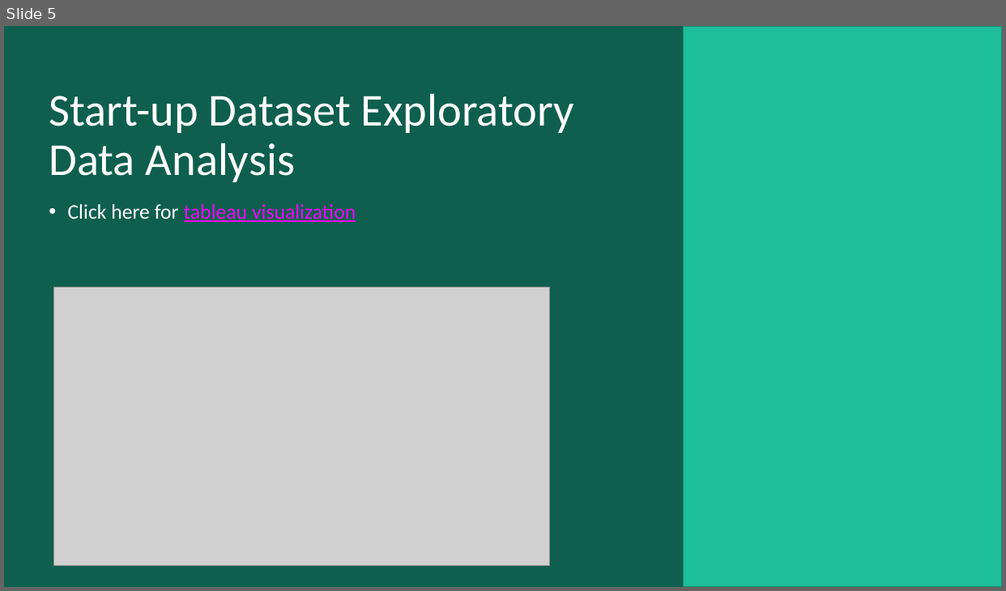
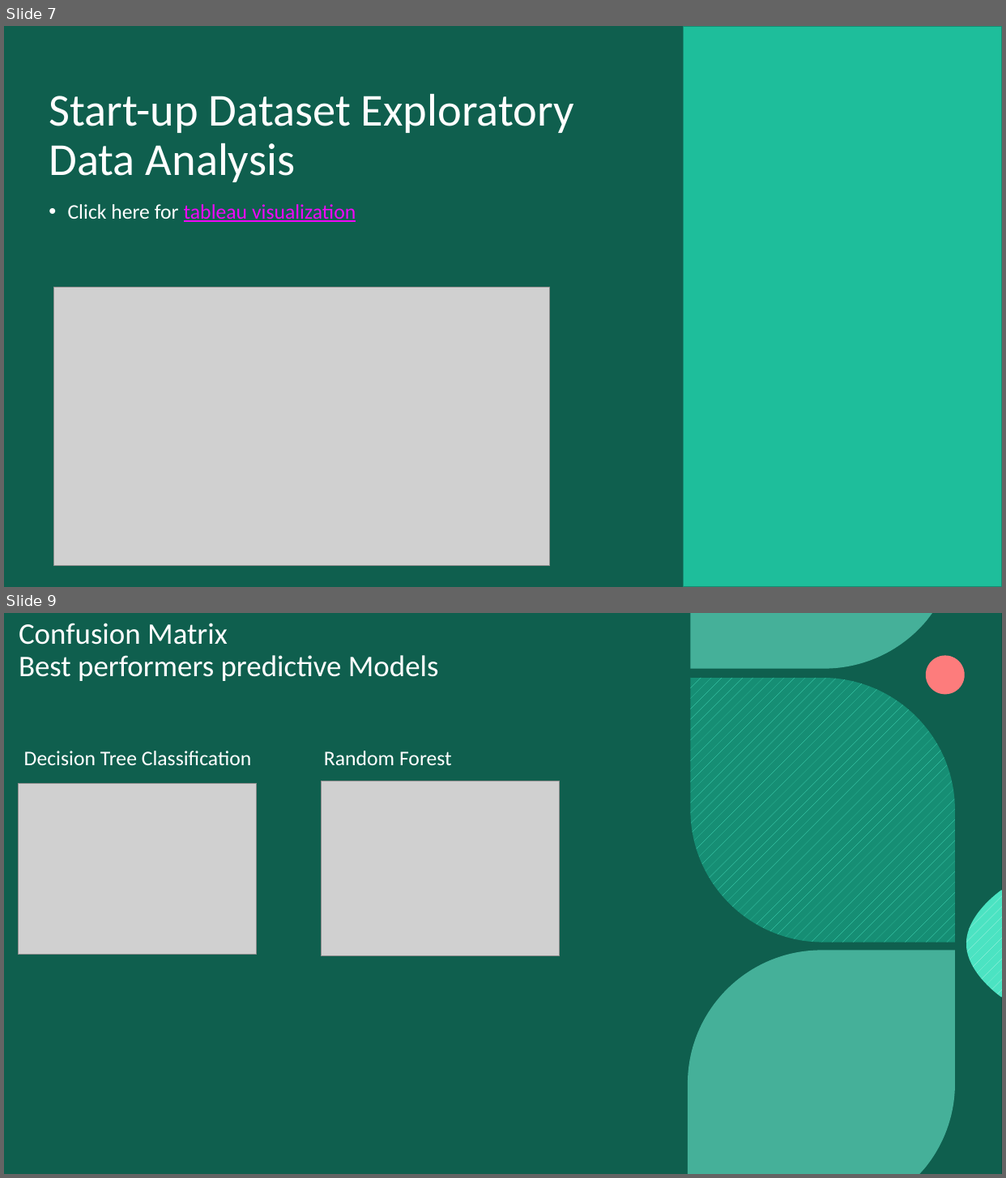
Before and after one commit to Paulabvc/startups_project, a slide deck: Final_project_startup/Presentation/final_startup.pptm. Shown one above the other, each under a label of ours: slide 5 before the commit, slides 7 and 9 after it; the slides between them are not shown. The pictures are 1006x591 and 1006x1178 pixels, drawn with LibreOffice and Linux fonts; fonts in the diff are those of the drawing; grey boxes stand for pictures; background and template pictures are left out. Boxes give left, top, right and bottom in pixels: in the first picture for what was removed or moved away, otherwise in the second. Text is boxed around its words. In the diff, an @@ line names an element or a change of style, - is before the commit and + after.

```diff
--- a/Final_project_startup/Presentation/final_startup.pptm
+++ b/Final_project_startup/Presentation/final_startup.pptm
@@ slide 9 added at (x1=4, y1=613, x2=1002, y2=1174), background picture (left out); not listed: 4 template elements that a slide beside it also shows @@
@@ title added at (x1=19, y1=623, x2=439, y2=681), 28.8 pt, text #FFFFFF @@
+Confusion Matrix
+Best performers predictive Models
@@ ellipse added at (x1=926, y1=656, x2=965, y2=695), fill #FD7C7C @@
@@ freeform shape added at (x1=691, y1=678, x2=955, y2=943), fill pattern #4BE3C2 on #178E74 @@
@@ text added at (x1=24, y1=751, x2=252, y2=765), 20 pt, text #FFFFFF @@
+Decision Tree Classification
@@ text added at (x1=324, y1=751, x2=452, y2=765), 20 pt, text #FFFFFF @@
+Random Forest
@@ picture added at (x1=322, y1=781, x2=560, y2=956) @@
@@ picture added at (x1=19, y1=784, x2=257, y2=955) @@
@@ what was slide 5 is now slide 7 @@
```
Also in this commit, not shown: 4 slides changed, 4 other slides added, 1 slide removed, 3 other files.
